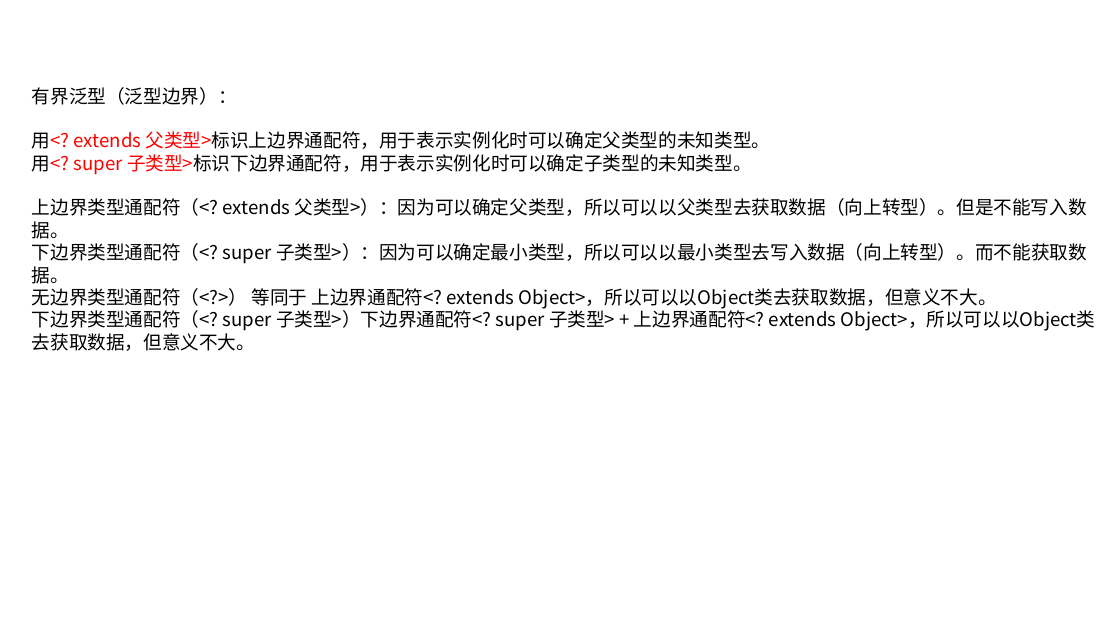
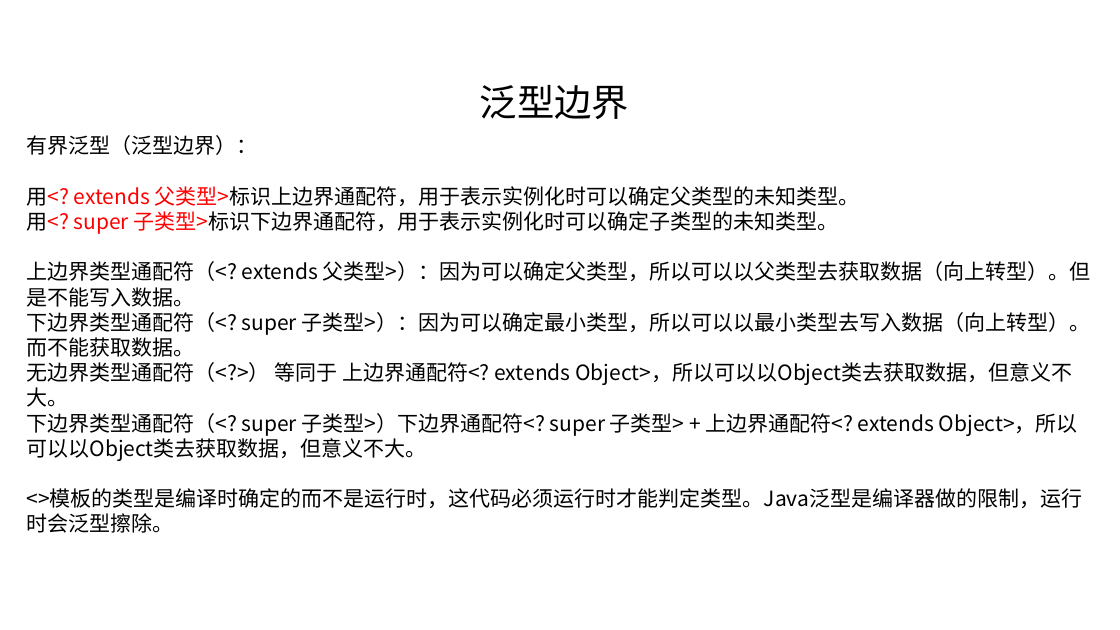
Before and after one commit to linkknown/PPT, a slide deck: slide 9 of 基础PPT/第11章：Java泛型简介.pptx (slide 10 before the commit). Drawn at 1120x630 pixels with LibreOffice and Linux fonts; fonts in the diff are those of the drawing; background and template pictures are left out. Boxes give left, top, right and bottom in pixels: in the first picture for what was removed or moved away, otherwise in the second. Text is boxed around its words. In the diff, an @@ line names an element or a change of style, - is before the commit and + after.

```diff
--- a/基础PPT/第11章：Java泛型简介.pptx
+++ b/基础PPT/第11章：Java泛型简介.pptx
@@ text added at box(480, 85, 629, 119), 32 pt, text #000000 @@
+泛型边界
@@ text "有界泛型（泛型边界）：": place and size @@
-text "有界泛型（泛型边界）：" at box(32, 87, 1096, 351)
+text "有界泛型（泛型边界）：" at box(26, 135, 1091, 533)
@@ text at box(26, 135, 1091, 461): size 16 to 18 pt in "有界泛型（泛型边界）：", "用<? extends 父类型>标识上边界通配符，用于表示实例化时可以确定父类型的未知类型。", "用<? super 子类型>标识下边界通配符，用于表示实例化时可以确定子类型的未知类型。", "上边界类型通配符（<? extends 父类型>）：因为可以确定父类型，所以可以以父类型去获取数据（向上转型）。但是不能 ..." and 3 more places @@
@@ text at box(26, 488, 1082, 533): paragraph added @@
+<>模板的类型是编译时确定的而不是运行时，这代码必须运行时才能判定类型。Java泛型是编译器做的限制，运行时会泛型擦除。
```
Also in this commit, not shown: 7 other slides changed, 2 slides added, 11 slides removed, 1 other file.
